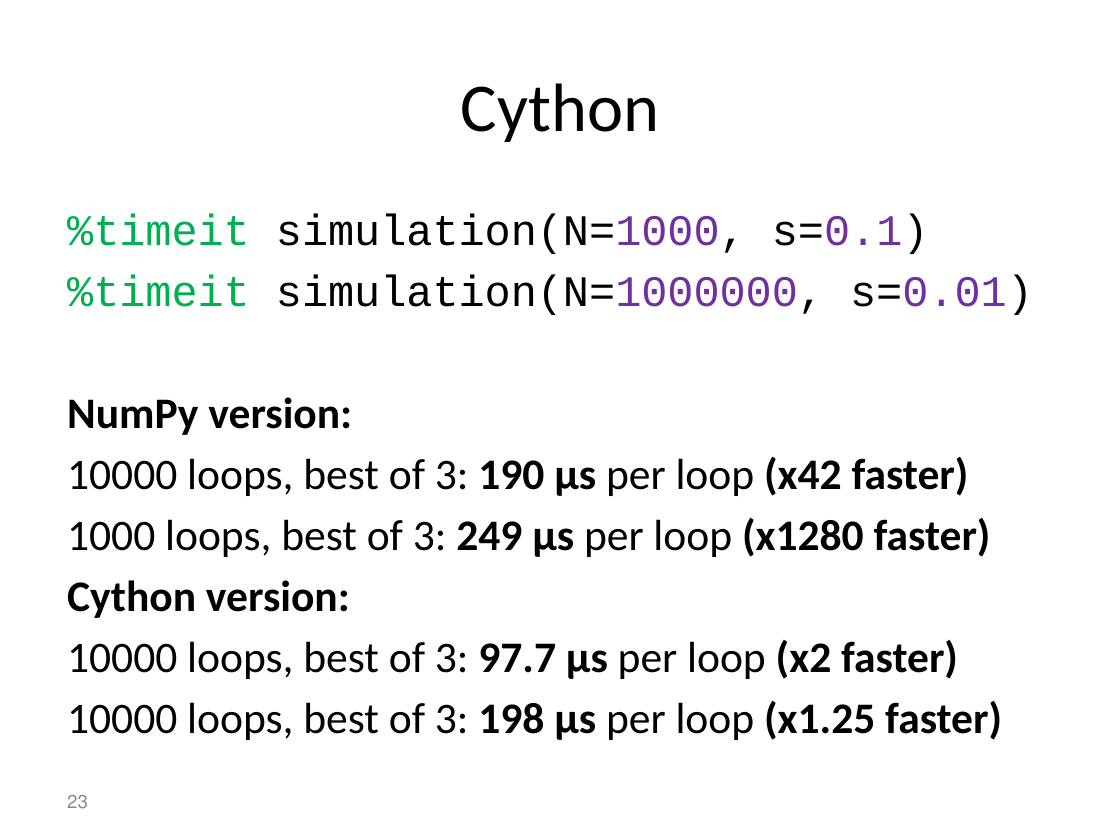
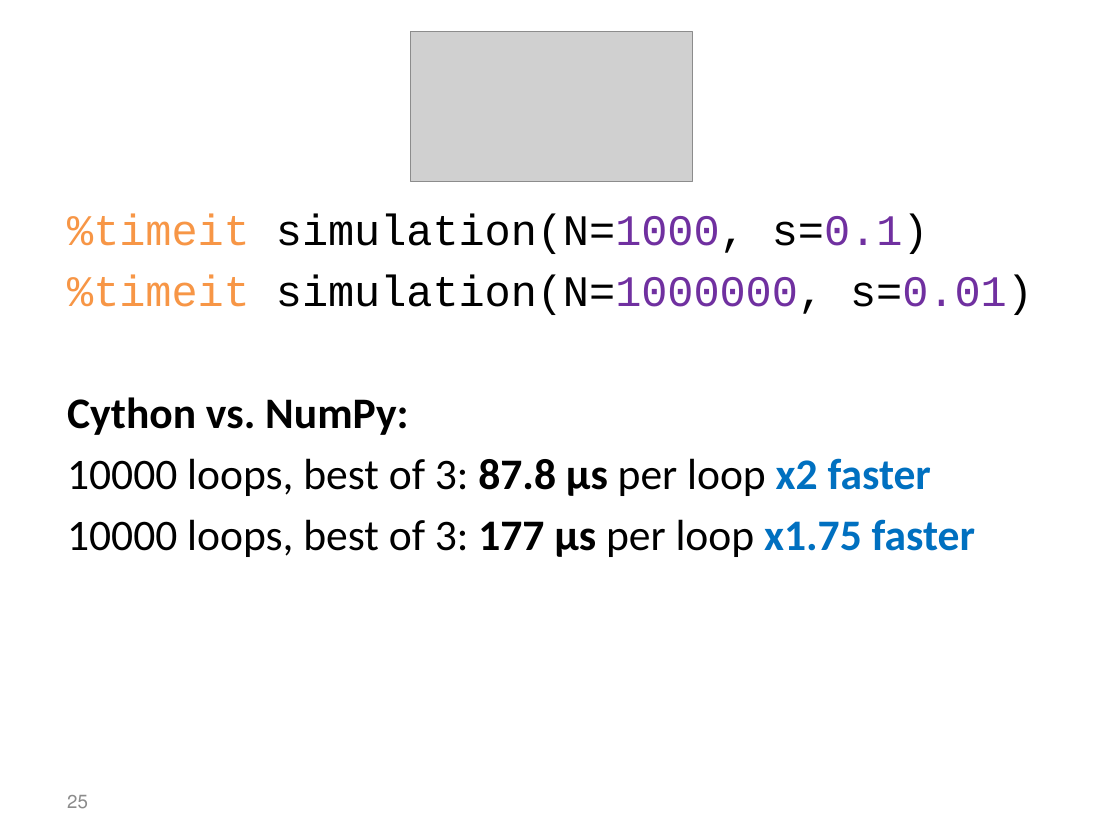
Before and after one commit to yoavram/PyConIL2016, a slide deck: slide 25 of presentation.pptx (slide 23 before the commit). Drawn at 1120x840 pixels with LibreOffice and Linux fonts; fonts in the diff are those of the drawing; grey boxes stand for pictures. Boxes give left, top, right and bottom in pixels: in the first picture for what was removed or moved away, otherwise in the second. Text is boxed around its words. In the diff, an @@ line names an element or a change of style, - is before the commit and + after.

```diff
--- a/presentation.pptx
+++ b/presentation.pptx
@@ picture added at [411, 32, 692, 183] @@
@@ title removed at [461, 83, 660, 142] @@
-Cython
@@ text at [67, 213, 1033, 315]: text colour #00B050 to #F79646 in "%timeit", "%timeit" @@
@@ text at [67, 397, 975, 557]: text changed @@
-NumPy version:
-10000 loops, best of 3: 190 µs per loop (x42 faster)
-1000 loops, best of 3: 249 µs per loop (x1280 faster)
-Cython version:
-10000 loops, best of 3: 97.7 µs per loop (x2 faster)
-10000 loops, best of 3: 198 µs per loop (x1.25 faster)
+Cython vs. NumPy:
+10000 loops, best of 3: 87.8 µs per loop x2 faster
+10000 loops, best of 3: 177 µs per loop x1.75 faster
@@ page number at [67, 795, 88, 809]: text changed @@
-23
+25
```
Also in this commit, not shown: 28 other slides changed, 23 slides added, 2 slides removed, 1 other file.
